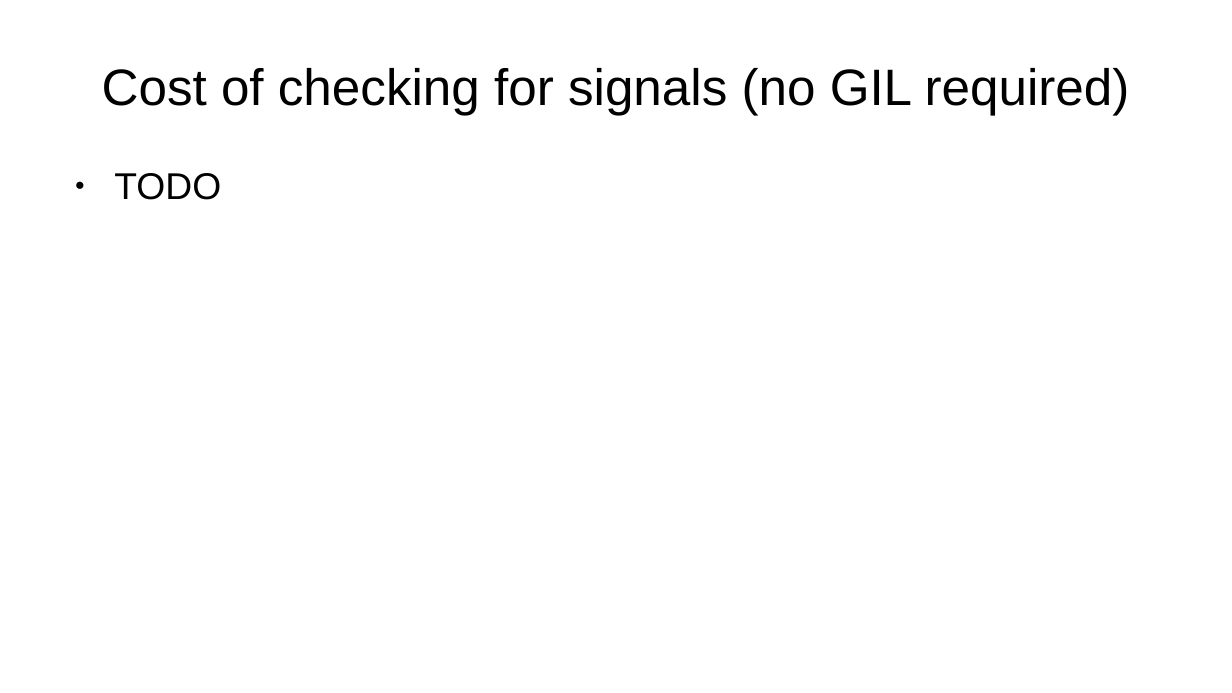
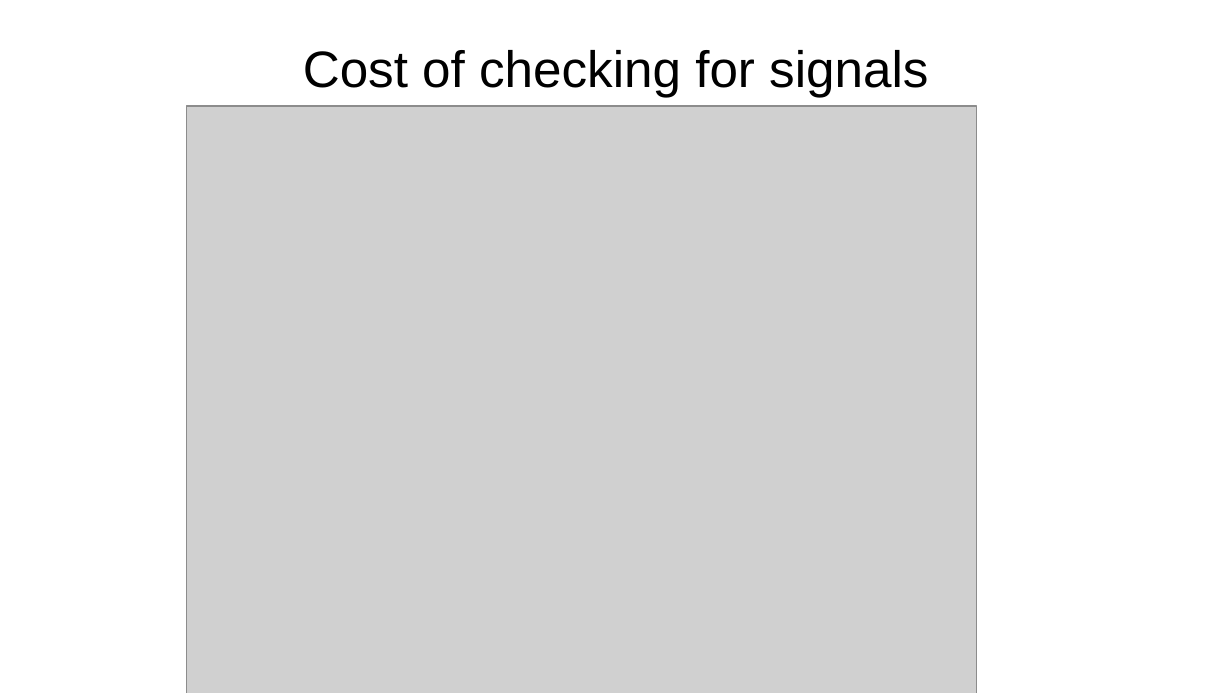
Before and after one commit to MillionConcepts/cpython-ext-ctrl-c, a slide deck: slide 26 of pycon-2025/intro-v2.odp (slide 33 before the commit). Drawn at 1232x693 pixels with LibreOffice and Linux fonts; fonts in the diff are those of the drawing; grey boxes stand for pictures. Boxes give left, top, right and bottom in pixels: in the first picture for what was removed or moved away, otherwise in the second. Text is boxed around its words. In the diff, an @@ line names an element or a change of style, - is before the commit and + after.

```diff
--- a/pycon-2025/intro-v2.odp
+++ b/pycon-2025/intro-v2.odp
@@ title at <box>303,50,928,97</box>: text changed @@
-Cost of checking for signals (no GIL required)
+Cost of checking for signals
@@ picture added at <box>187,106,977,693</box> @@
@@ text removed at <box>114,173,221,200</box> @@
-● TODO
```
Also in this commit, not shown: 3 other slides changed, 3 slides added, 17 other files.
